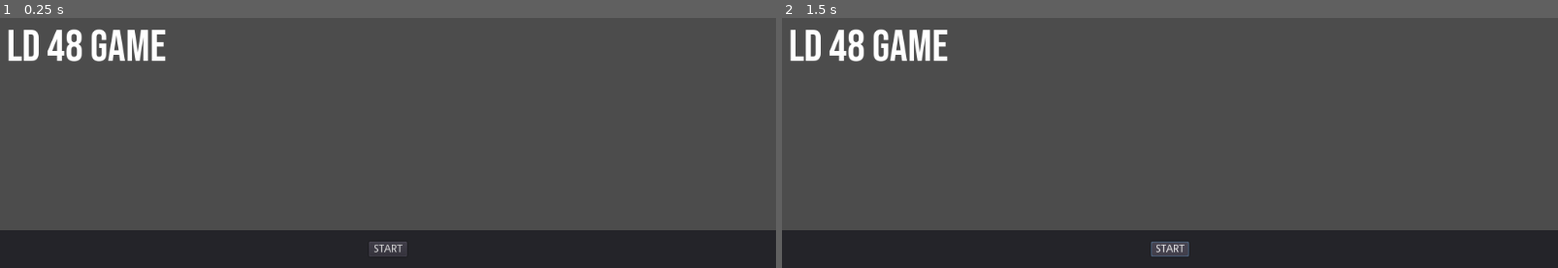
Above: before the commit, frames 1-2 (left to right).
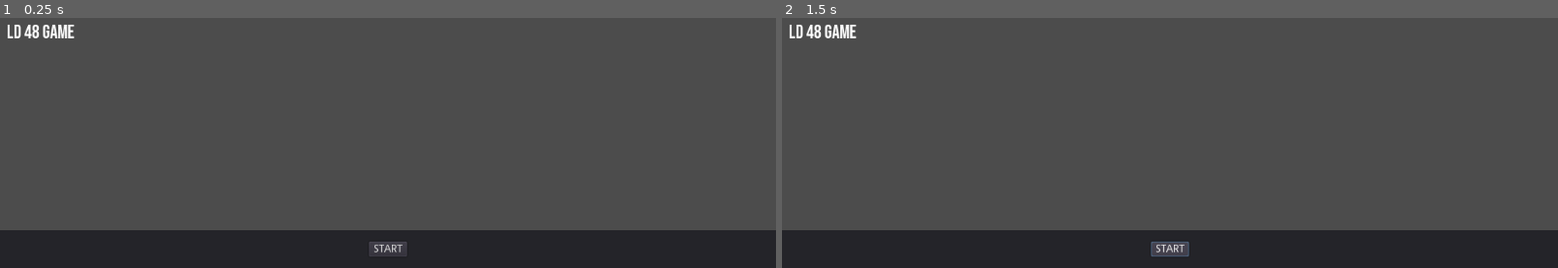
Above: after the commit, the same moments.

Repository: Trizalio/LD48
Game: Godot game, scene res://scenes/ui/main_menu.tscn
Two runs of this game, one before a commit and one after it. Both use one fixed random seed, a clock stepped at 60 frames per second and the inputs below.
Inputs:
- Up to frame 1 (0.25 s): no input
- Up to frame 2 (1.5 s): click "START" at 0.5 s; click "START" at 1.25 s

The runs differ from the first frame. In frame 1, 1.7% of the frame differs, in the area x 1-22%, y 2-18%; in frame 2, 1.7%.

Commit message:
dummy star passport

Diff:
--- a/resources/fonts/bebas-neue-font.tres
+++ b/resources/fonts/bebas-neue-font.tres
@@ -3,6 +3,5 @@
 [ext_resource path="res://assets/fonts/BebasNeue-Regular.ttf" type="DynamicFontData" id=1]
 
 [resource]
-size = 59
-extra_spacing_top = -1
+size = 25
 font_data = ExtResource( 1 )
--- /dev/null
+++ b/scenes/ui/navigation_window.tscn
@@ -0,0 +1,81 @@
+[gd_scene load_steps=2 format=2]
+
+[ext_resource path="res://assets/images/star.png" type="Texture" id=1]
+
+[node name="Control" type="Control"]
+anchor_right = 1.0
+anchor_bottom = 1.0
+__meta__ = {
+"_edit_use_anchors_": false
+}
+
+[node name="Panel" type="Panel" parent="."]
+anchor_right = 1.0
+anchor_bottom = 1.0
+__meta__ = {
+"_edit_use_anchors_": false
+}
+
+[node name="Sprite" type="Sprite" parent="Panel"]
+position = Vector2( 95.4594, 120.208 )
+scale = Vector2( 0.563583, 0.480718 )
+texture = ExtResource( 1 )
+region_enabled = true
+region_rect = Rect2( 103, 104, 50, 50 )
+region_filter_clip = true
+
+[node name="Sprite2" type="Sprite" parent="Panel"]
+position = Vector2( 208.459, 179.208 )
+scale = Vector2( 0.563583, 0.480718 )
+texture = ExtResource( 1 )
+region_enabled = true
+region_rect = Rect2( 103, 104, 50, 50 )
+region_filter_clip = true
+
+[node name="Sprite3" type="Sprite" parent="Panel"]
+position = Vector2( 334.459, 95.2082 )
+scale = Vector2( 0.563583, 0.480718 )
+texture = ExtResource( 1 )
+region_enabled = true
+region_rect = Rect2( 103, 104, 50, 50 )
+region_filter_clip = true
+
+[node name="Sprite4" type="Sprite" parent="Panel"]
+position = Vector2( 344.459, 204.208 )
+scale = Vector2( 0.563583, 0.480718 )
+texture = ExtResource( 1 )
+region_enabled = true
+region_rect = Rect2( 103, 104, 50, 50 )
+region_filter_clip = true
+
+[node name="Sprite5" type="Sprite" parent="Panel"]
+position = Vector2( 452.459, 155.208 )
+scale = Vector2( 0.563583, 0.480718 )
+texture = ExtResource( 1 )
+region_enabled = true
+region_rect = Rect2( 103, 104, 50, 50 )
+region_filter_clip = true
+
+[node name="Sprite6" type="Sprite" parent="Panel"]
+position = Vector2( 517.459, 330.208 )
+scale = Vector2( 0.563583, 0.480718 )
+texture = ExtResource( 1 )
+region_enabled = true
+region_rect = Rect2( 103, 104, 50, 50 )
+region_filter_clip = true
+
+[node name="Sprite7" type="Sprite" parent="Panel"]
+position = Vector2( 676.325, 460.531 )
+scale = Vector2( 0.563583, 0.480718 )
+texture = ExtResource( 1 )
+region_enabled = true
+region_rect = Rect2( 103, 104, 50, 50 )
+region_filter_clip = true
+
+[node name="Sprite8" type="Sprite" parent="Panel"]
+position = Vector2( 808.178, 280.57 )
+scale = Vector2( 0.563583, 0.480718 )
+texture = ExtResource( 1 )
+region_enabled = true
+region_rect = Rect2( 103, 104, 50, 50 )
+region_filter_clip = true
--- /dev/null
+++ b/scenes/ui/space_object_passport.tscn
@@ -0,0 +1,113 @@
+[gd_scene load_steps=3 format=2]
+
+[ext_resource path="res://resources/fonts/bebas-neue-font.tres" type="DynamicFont" id=1]
+[ext_resource path="res://icon.png" type="Texture" id=2]
+
+[node name="Control" type="Control"]
+anchor_right = 1.0
+anchor_bottom = 1.0
+margin_right = -767.0
+margin_bottom = -193.0
+__meta__ = {
+"_edit_use_anchors_": false
+}
+
+[node name="Panel" type="Panel" parent="."]
+anchor_right = 1.0
+anchor_bottom = 1.0
+
+[node name="VBoxContainer" type="VBoxContainer" parent="Panel"]
+anchor_right = 1.0
+anchor_bottom = 1.0
+__meta__ = {
+"_edit_use_anchors_": false
+}
+
+[node name="VBoxContainer" type="VBoxContainer" parent="Panel/VBoxContainer"]
+margin_right = 257.0
+margin_bottom = 120.0
+rect_min_size = Vector2( 0, 120 )
+size_flags_horizontal = 3
+size_flags_vertical = 3
+
+[node name="TextureRect" type="TextureRect" parent="Panel/VBoxContainer/VBoxContainer"]
+margin_right = 257.0
+margin_bottom = 67.0
+size_flags_horizontal = 3
+size_flags_vertical = 3
+size_flags_stretch_ratio = 1.1
+texture = ExtResource( 2 )
+expand = true
+stretch_mode = 6
+
+[node name="Label" type="Label" parent="Panel/VBoxContainer/VBoxContainer"]
+margin_top = 71.0
+margin_right = 257.0
+margin_bottom = 85.0
+size_flags_horizontal = 7
+text = "Planet"
+align = 1
+valign = 1
+
+[node name="Label2" type="Label" parent="Panel/VBoxContainer/VBoxContainer"]
+margin_top = 89.0
+margin_right = 257.0
+margin_bottom = 120.0
+custom_fonts/font = ExtResource( 1 )
+text = "SATURN"
+align = 1
+valign = 1
+
+[node name="VBoxContainer2" type="VBoxContainer" parent="Panel/VBoxContainer"]
+margin_top = 124.0
+margin_right = 257.0
+margin_bottom = 407.0
+size_flags_vertical = 3
+size_flags_stretch_ratio = 15.0
+
+[node name="Label" type="Label" parent="Panel/VBoxContainer/VBoxContainer2"]
+margin_right = 257.0
+margin_bottom = 14.0
+text = "Param 1"
+align = 1
+valign = 1
+
+[node name="Label2" type="Label" parent="Panel/VBoxContainer/VBoxContainer2"]
+margin_top = 18.0
+margin_right = 257.0
+margin_bottom = 32.0
+text = "Param 1"
+align = 1
+valign = 1
+
+[node name="Label3" type="Label" parent="Panel/VBoxContainer/VBoxContainer2"]
+margin_top = 36.0
+margin_right = 257.0
+margin_bottom = 50.0
+text = "Param 1"
+align = 1
+valign = 1
+
+[node name="Label4" type="Label" parent="Panel/VBoxContainer/VBoxContainer2"]
+margin_top = 54.0
+margin_right = 257.0
+margin_bottom = 68.0
+text = "Param 1"
+align = 1
+valign = 1
+
+[node name="Label5" type="Label" parent="Panel/VBoxContainer/VBoxContainer2"]
+margin_top = 72.0
+margin_right = 257.0
+margin_bottom = 86.0
+text = "Param 1"
+align = 1
+valign = 1
+
+[node name="Label6" type="Label" parent="Panel/VBoxContainer/VBoxContainer2"]
+margin_top = 90.0
+margin_right = 257.0
+margin_bottom = 104.0
+text = "Param 1"
+align = 1
+valign = 1
Binary file added: assets/images/star.png
Not shown, added: assets/images/star.png.import
